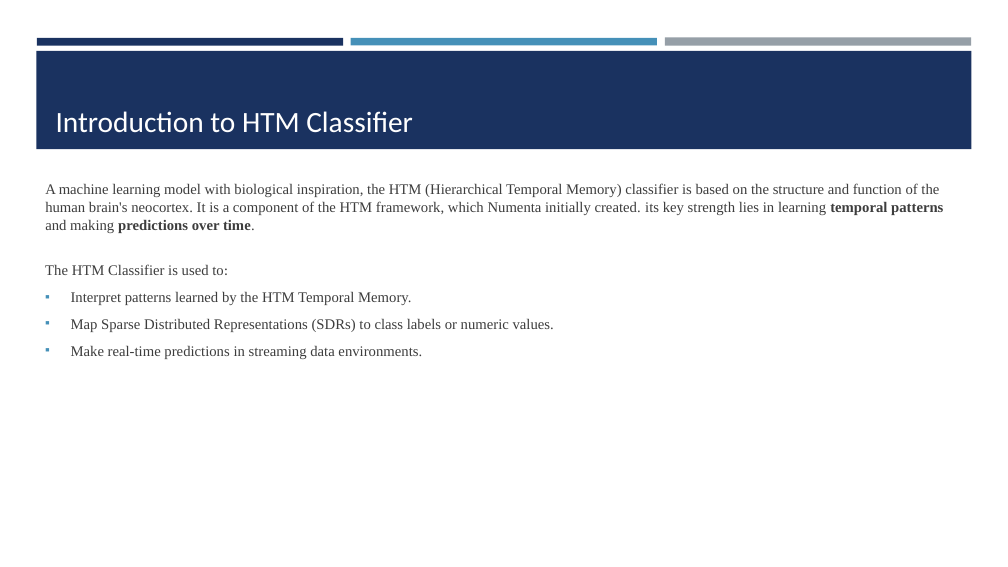
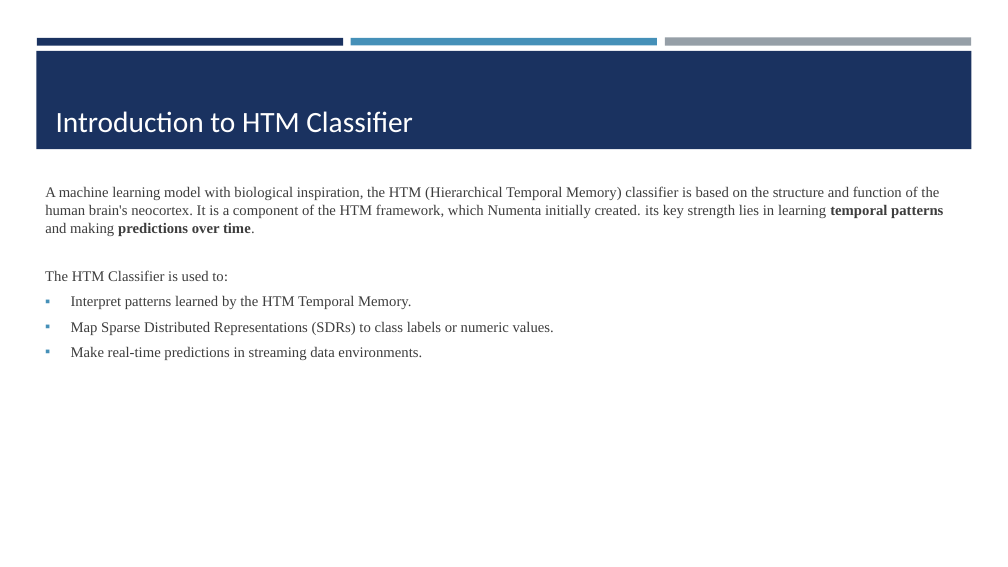
Before and after one commit to Abwahab55/neocortexapi-AppHorozon, a slide deck: slide 5 of source/Samples/Documentation/PPT_ML 2425-01 Investigate Image Reconstruction by Using Classifiers.pptx. Drawn at 1008x567 pixels with LibreOffice and Linux fonts; fonts in the diff are those of the drawing. Boxes give left, top, right and bottom in pixels: in the first picture for what was removed or moved away, otherwise in the second. Text is boxed around its words. In the diff, an @@ line names an element or a change of style, - is before the commit and + after.

```diff
--- a/source/Samples/Documentation/PPT_ML 2425-01 Investigate Image Reconstruction by Using Classifiers.pptx
+++ b/source/Samples/Documentation/PPT_ML 2425-01 Investigate Image Reconstruction by Using Classifiers.pptx
@@ text "A machine learning model with ..." at (45, 186, 943, 236): less space between paragraphs @@
@@ text "The HTM Classifier is used ..." at (45, 270, 554, 360): line spacing 1 to 0.9; less space between paragraphs @@
```
Also in this commit, not shown: 16 other slides changed, 6 other files.
